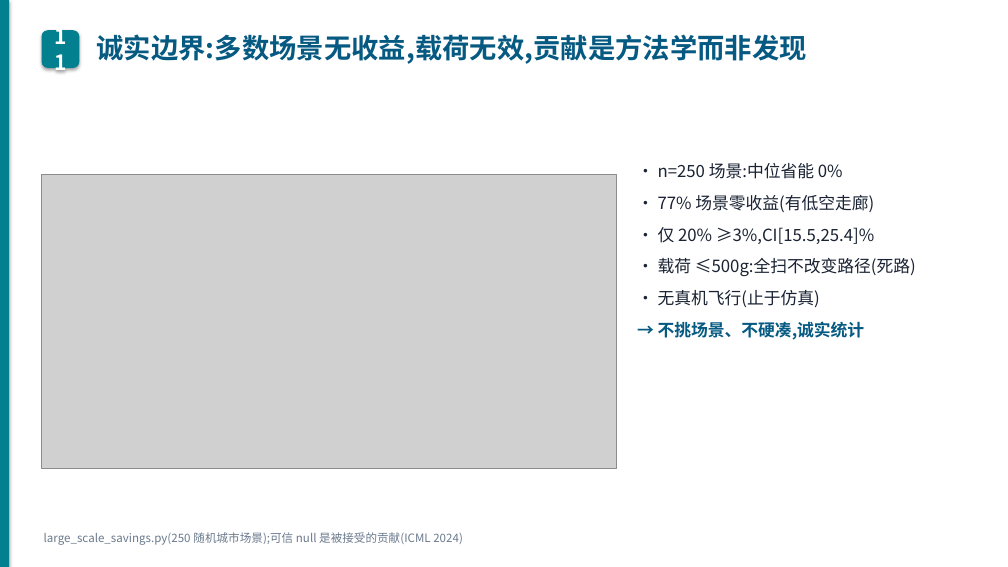
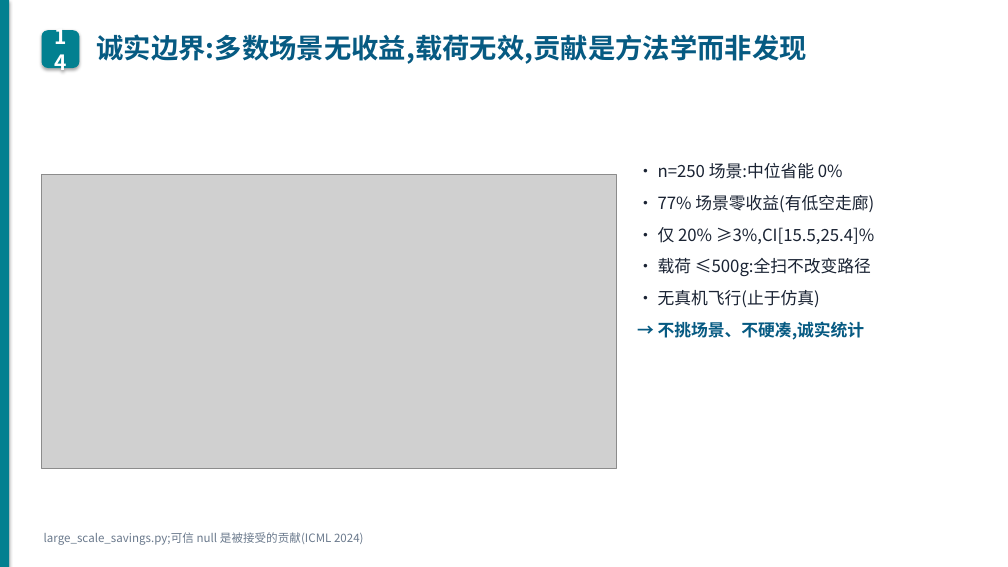
Before and after one commit to wbz0429/PathPlanningwithEnergy, a slide deck: slide 15 of autoresearch/energy_m100/experiments/midterm_defense.pptx (slide 12 before the commit). Drawn at 1008x567 pixels with LibreOffice and Linux fonts; fonts in the diff are those of the drawing; grey boxes stand for pictures. Boxes give left, top, right and bottom in pixels: in the first picture for what was removed or moved away, otherwise in the second. Text is boxed around its words. In the diff, an @@ line names an element or a change of style, - is before the commit and + after.

```diff
--- a/autoresearch/energy_m100/experiments/midterm_defense.pptx
+++ b/autoresearch/energy_m100/experiments/midterm_defense.pptx
@@ text in rounded rectangle at [42,30,79,68]: text changed @@
-11
+14
@@ text at [658,258,871,276]: text changed @@
-· 载荷 ≤500g:全扫不改变路径(死路)
+· 载荷 ≤500g:全扫不改变路径
@@ text at [44,532,364,545]: text changed @@
-large_scale_savings.py(250 随机城市场景);可信 null 是被接受的贡献(ICML 2024)
+large_scale_savings.py;可信 null 是被接受的贡献(ICML 2024)
```
Also in this commit, not shown: 16 other slides changed, 4 slides added, 1 other file.
